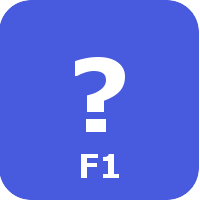
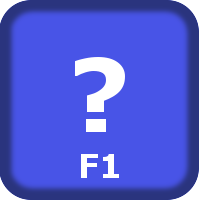
Before/after of a (200, 200) layered artwork. What changed in the layer stack:
added layer "Warstwa #1" above "Warstwa" over 5, 5, 194, 195
painted on "Warstwa" over 0, 0, 199, 200
